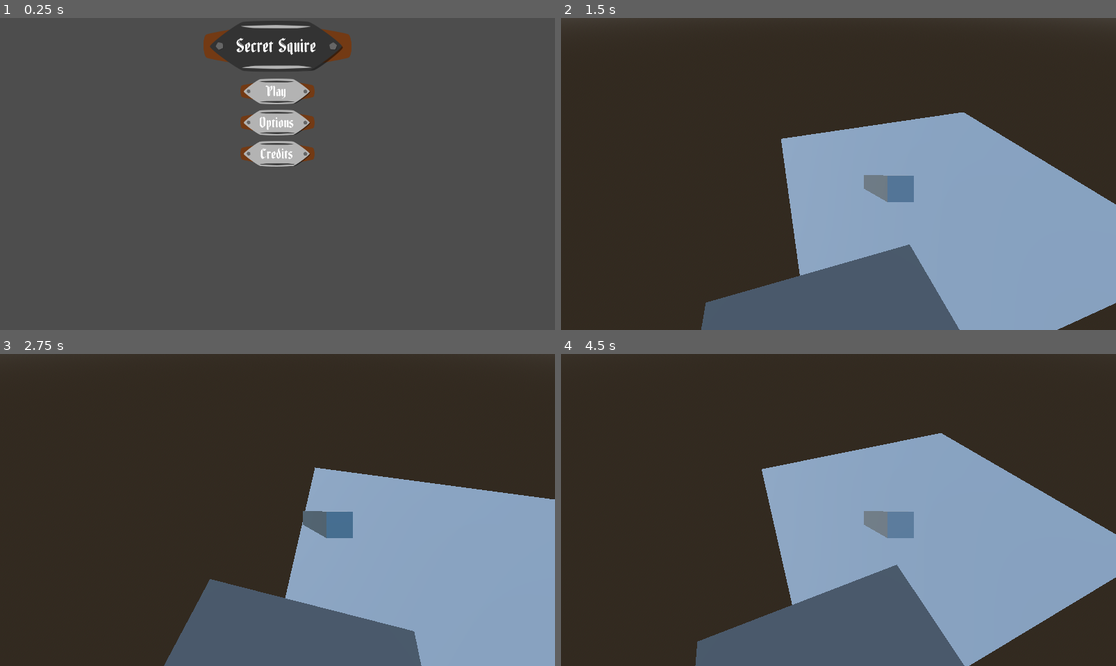
Above: before the commit, frames 1-4 (two rows, left to right).
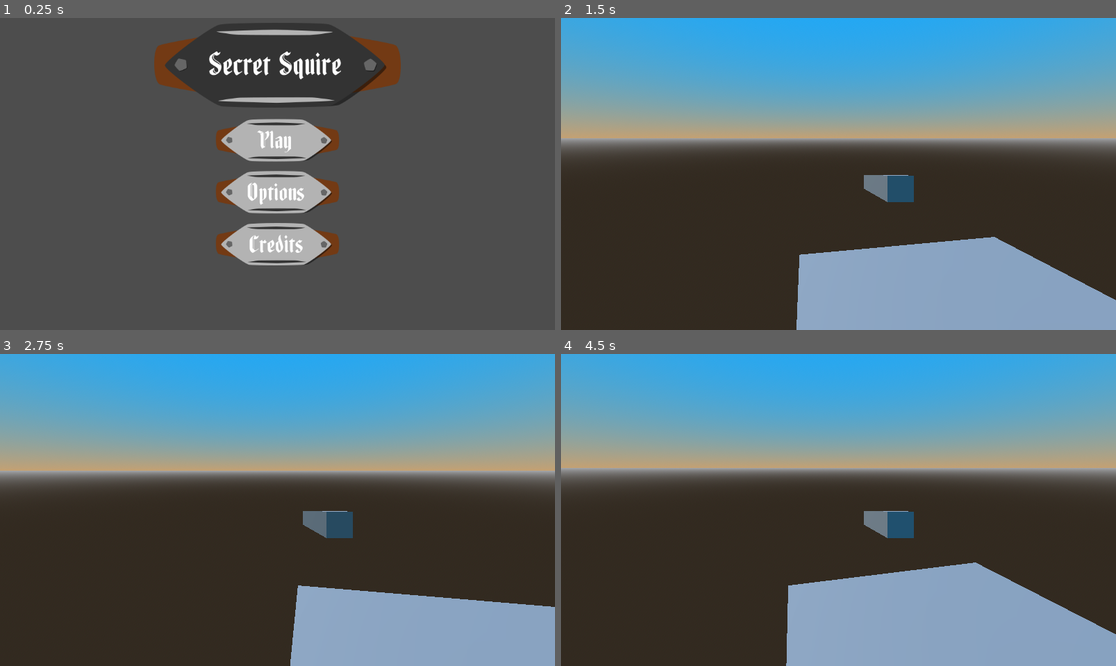
Above: after the commit, the same moments.

Repository: CodeyWinslow/brackeys_2025_1
Game: Godot game, scene res://scenes/GUI/main_menu.tscn
Same seed, same stepped clock (60 frames per second), same inputs: the game is played once before the commit and once after it.
Inputs (mouse positions are in pixels of both pictures, inside the frame that each line leads up to):
- Up to frame 1 (0.25 s): no input
- Up to frame 2 (1.5 s): click "Play" at 0.5 s; tap Enter at 1.25 s; move the mouse to (866, 174) at 1.27 s; hold Up from 1.28 s (still down); hold Right mouse button (zoom, bound only after the commit) from 1.28 s (still down)
- Up to frame 3 (2.75 s): keep holding Up; tap Space at 2 s; move the mouse to (249, 510) at 2.02 s; release Right mouse button (zoom, bound only after the commit) at 2.03 s; click (249, 510) at 2.1 s; right-click (249, 510) at 2.3 s
- Up to frame 4 (4.5 s): keep holding Up; tap Enter at 2.75, 4.25 s; move the mouse to (849, 503) at 2.77 s; hold Right mouse button (zoom, bound only after the commit) 2.78-3.53 s; tap Space at 3.5 s; move the mouse to (832, 516) at 3.52 s; tap Tab at 3.6 s; right-click (832, 516) at 3.8 s; move the mouse to (877, 513) at 4.27 s; hold Right mouse button (zoom, bound only after the commit) from 4.28 s (still down)

The runs differ from the first frame. In frame 1, 14% of the frame differs, in the area x 27-73%, y 0-80%; in frame 2, 69%; in frame 3, 66%; in frame 4, 71%, in the area x 0-100%, y 0-100%.

Commit message:
Added signal for zoom state

Diff:
--- a/godot/brackeyssnipergame/project.godot
+++ b/godot/brackeyssnipergame/project.godot
@@ -21,12 +21,6 @@
 Logger="*res://scripts/util/logger.gd"
 GameManager="*res://scripts/application/game_manager.gd"
 
-[display]
-
-window/size/viewport_width=1920
-window/size/viewport_height=1080
-window/size/mode=2
-
 [input]
 
 pause={
@@ -39,6 +33,11 @@
 "events": [Object(InputEventMouseButton,"resource_local_to_scene":false,"resource_name":"","device":-1,"window_id":0,"a …(253 unchanged characters)…
 ]
 }
+zoom={
+"deadzone": 0.5,
+"events": [Object(InputEventMouseButton,"resource_local_to_scene":false,"resource_name":"","device":-1,"window_id":0,"alt_pressed":false,"shift_pressed":false,"ctrl_pressed":false,"meta_pressed":false,"button_mask":0,"position":Vector2(0, 0),"global_position":Vector2(0, 0),"factor":1.0,"button_index":2,"canceled":false,"pressed":false,"double_click":false,"script":null)
+]
+}
 
 [rendering]
 
--- a/godot/brackeyssnipergame/scripts/player.gd
+++ b/godot/brackeyssnipergame/scripts/player.gd
@@ -3,6 +3,8 @@
 @export var camera : Camera3D
 
 var mouse_sensitivity = 0.15
+
+signal zoom_state_changed(is_zoomed: bool)
 
 # rotation limits (in degrees)
 var min_pitch = -80
@@ -30,6 +32,11 @@
 		new_pitch_rotation = clamp(new_pitch_rotation, min_pitch, max_pitch)
 		camera.rotation_degrees.x = new_pitch_rotation
 
+	if event.is_action_pressed("zoom"):
+		zoom_state_changed.emit(true)
+	elif event.is_action_released("zoom"):
+		zoom_state_changed.emit(false)
+
 	# Press ESC to free the mouse
 	if event.is_action_pressed("ui_cancel"):
 		if Input.get_mouse_mode() == Input.MOUSE_MODE_CAPTURED:
